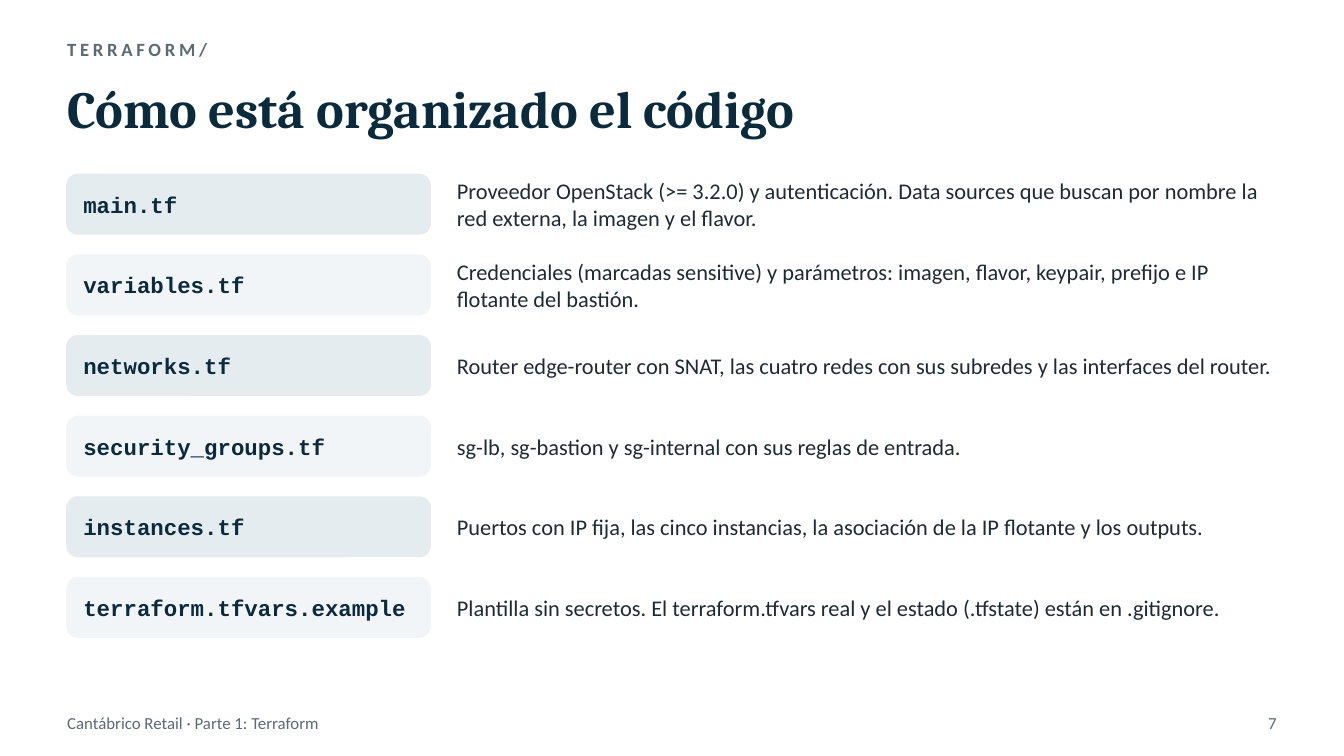
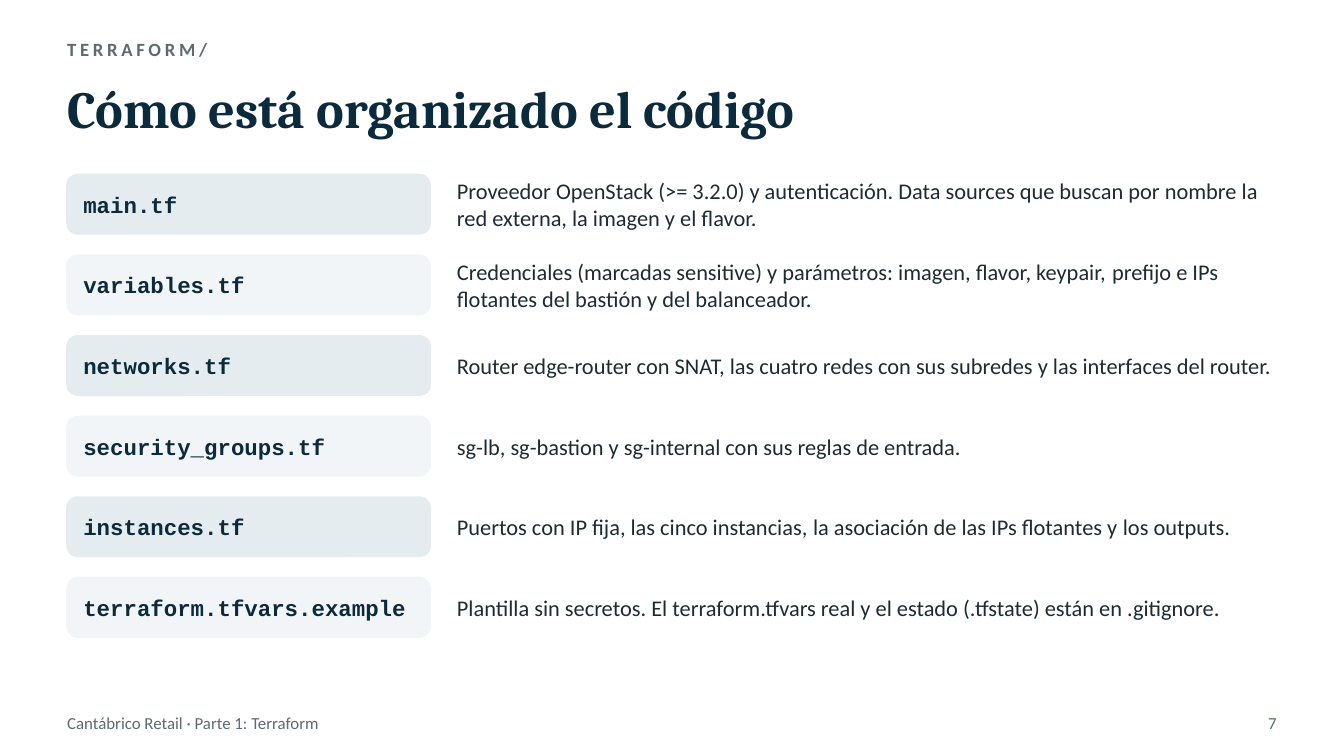
Before and after one commit to CodeSFI/ASSW_Lab_Project, a slide deck: slide 7 of docs/presentacion_parte1_terraform.pptx. Drawn at 1344x756 pixels with LibreOffice and Linux fonts; fonts in the diff are those of the drawing. Boxes give left, top, right and bottom in pixels: in the first picture for what was removed or moved away, otherwise in the second. Text is boxed around its words. In the diff, an @@ line names an element or a change of style, - is before the commit and + after.

```diff
--- a/docs/presentacion_parte1_terraform.pptx
+++ b/docs/presentacion_parte1_terraform.pptx
@@ text at (x1=457, y1=264, x2=1218, y2=311): text changed @@
-Credenciales (marcadas sensitive) y parámetros: imagen, flavor, keypair, prefijo e IP flotante del bastión.
+Credenciales (marcadas sensitive) y parámetros: imagen, flavor, keypair, prefijo e IPs flotantes del bastión y del balanceador.
@@ text at (x1=457, y1=519, x2=1230, y2=539): text changed @@
-Puertos con IP fija, las cinco instancias, la asociación de la IP flotante y los outputs.
+Puertos con IP fija, las cinco instancias, la asociación de las IPs flotantes y los outputs.
```
Also in this commit, not shown: 2 other slides changed, 12 slides added.
